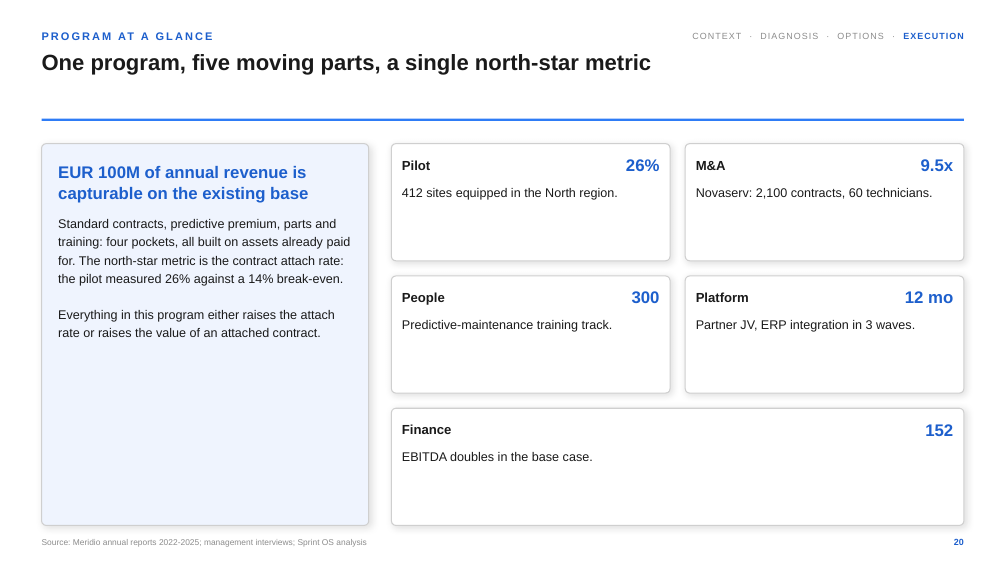
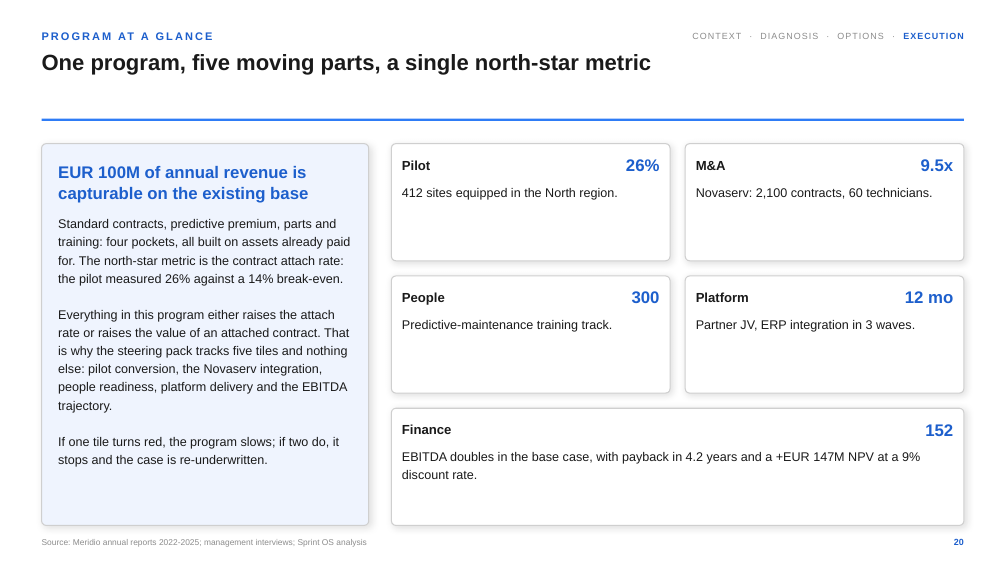
Before and after one commit to benkothmane-debug/sprintospptx, a slide deck: slide 23 of examples/golden-deck.pptx. Drawn at 1008x567 pixels with LibreOffice and Linux fonts; fonts in the diff are those of the drawing. Boxes give left, top, right and bottom in pixels: in the first picture for what was removed or moved away, otherwise in the second. Text is boxed around its words. In the diff, an @@ line names an element or a change of style, - is before the commit and + after.

```diff
--- a/examples/golden-deck.pptx
+++ b/examples/golden-deck.pptx
@@ text at bbox=[58, 310, 349, 467]: text changed @@
-Everything in this program either raises the attach rate or raises the value of an attached contract.
+Everything in this program either raises the attach rate or raises the value of an attached contract. That is why the steering pack tracks five tiles and nothing else: pilot conversion, the Novaserv integration, people readiness, platform delivery and the EBITDA trajectory.
+If one tile turns red, the program slows; if two do, it stops and the case is re-underwritten.
@@ text at bbox=[402, 452, 920, 479]: text changed @@
-EBITDA doubles in the base case.
+EBITDA doubles in the base case, with payback in 4.2 years and a +EUR 147M NPV at a 9% discount rate.
```
Also in this commit, not shown: 8 other slides changed, 16 other files.
